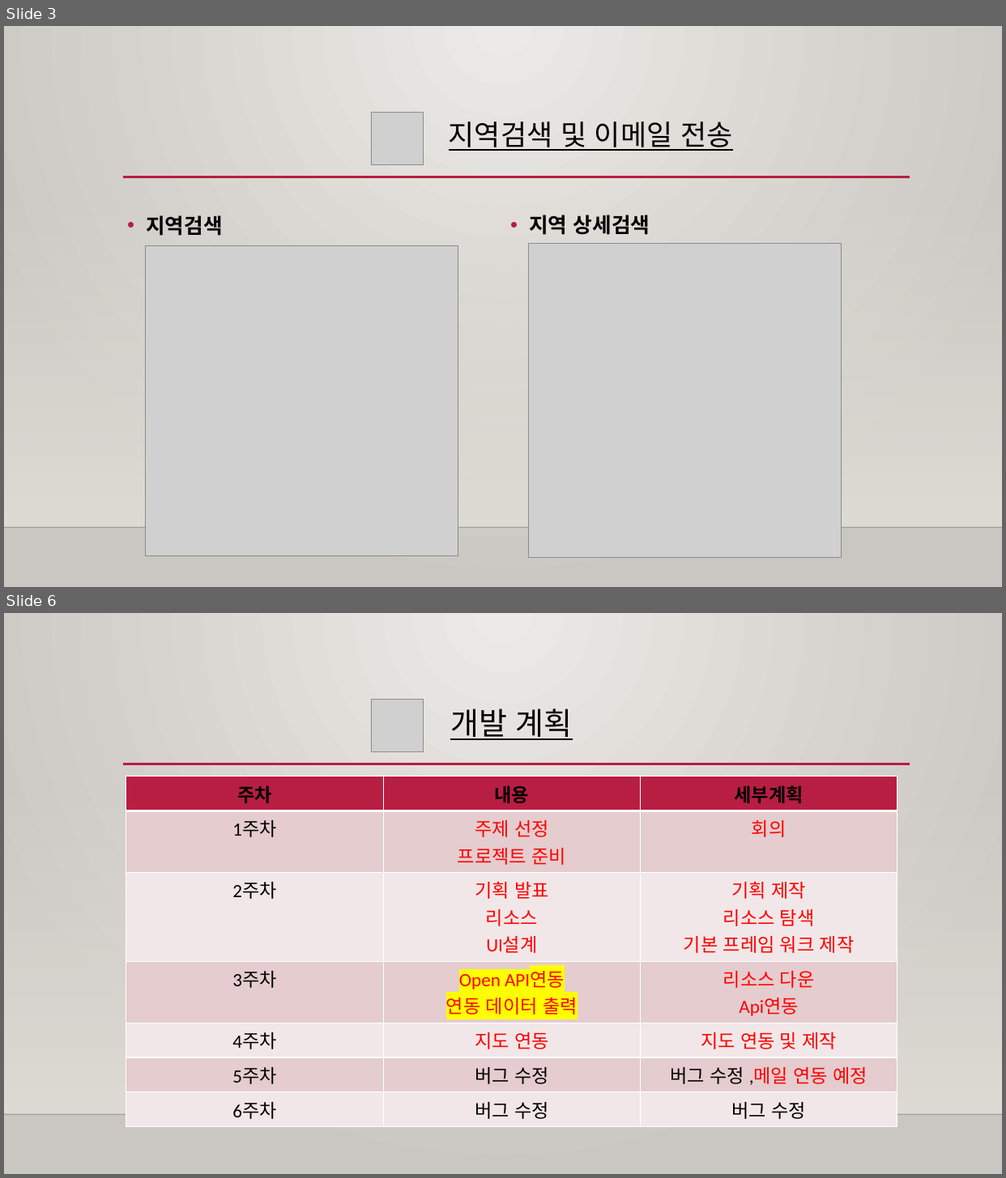
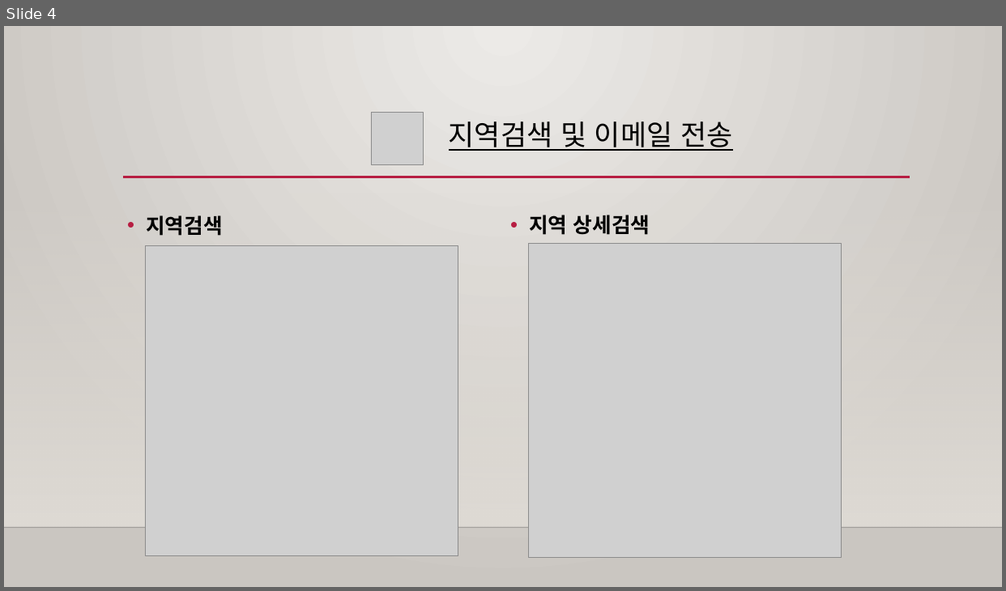
Before and after one commit to changgeunjoe/scriptLang, a slide deck: 프로젝트 발표자료/스크립트 언어 기말 발표.pptx. Shown one above the other, each under a label of ours: slides 3 and 6 before the commit, slide 4 after it; the slides between them are not shown. The pictures are 1006x1178 and 1006x591 pixels, drawn with LibreOffice and Linux fonts; fonts in the diff are those of the drawing; grey boxes stand for pictures; background and template pictures are left out. Boxes give left, top, right and bottom in pixels: in the first picture for what was removed or moved away, otherwise in the second. Text is boxed around its words. In the diff, an @@ line names an element or a change of style, - is before the commit and + after.

```diff
--- a/프로젝트 발표자료/스크립트 언어 기말 발표.pptx
+++ b/프로젝트 발표자료/스크립트 언어 기말 발표.pptx
@@ slide 6 removed at [4, 613, 1002, 1174], background gradient #ECEAE7 to #CAC7C1; not listed: 3 template elements that a slide beside it also shows @@
@@ picture removed at [371, 700, 424, 752] @@
@@ text removed at [450, 709, 573, 740] @@
-개발 계획
@@ table removed at [126, 776, 897, 1122], 7 rows, 3 columns @@
-주차 | 내용 | 세부계획
-1주차 | 주제 선정 / 프로젝트 준비 | 회의
-2주차 | 기획 발표 / 리소스 / UI설계 | 기획 제작 / 리소스 탐색 / 기본 프레임 워크 제작
-3주차 | Open API연동 / 연동 데이터 출력 | 리소스 다운 / Api연동
-4주차 | 지도 연동 | 지도 연동 및 제작
-5주차 | 버그 수정 | 버그 수정 ,메일 연동 예정
-6주차 | 버그 수정 | 버그 수정
@@ what was slide 3 is now slide 4 @@
```
Also in this commit, not shown: 3 slides changed, 5 slides added, 2 other files.
